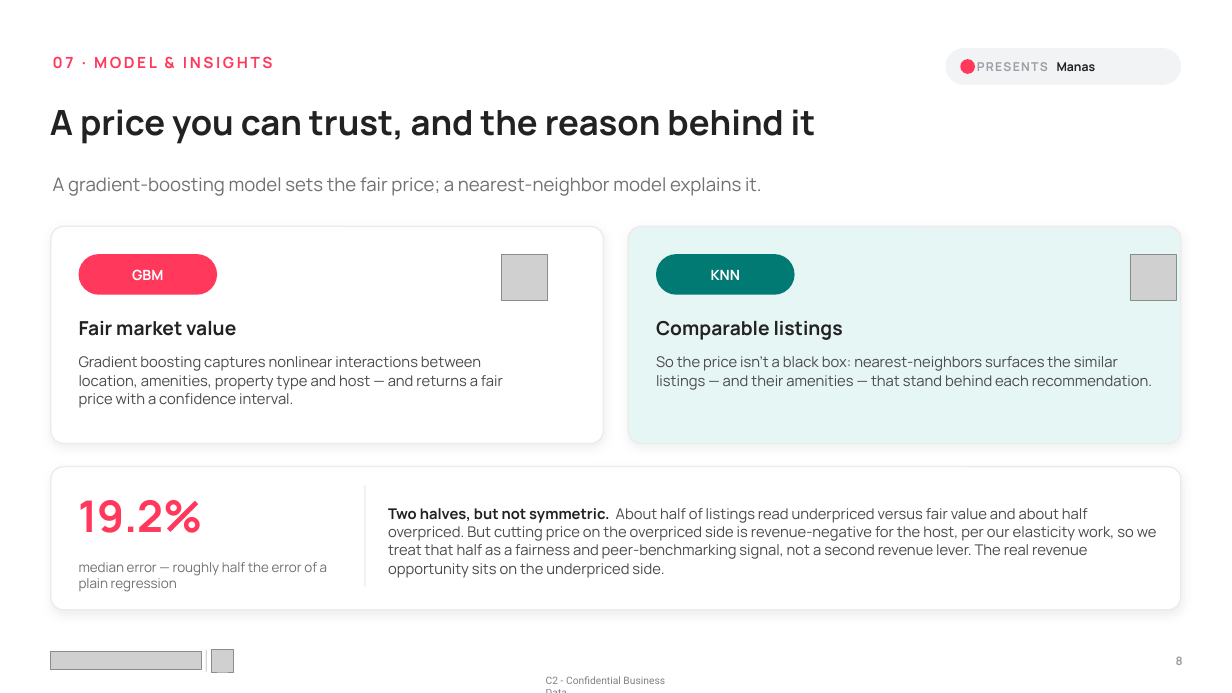
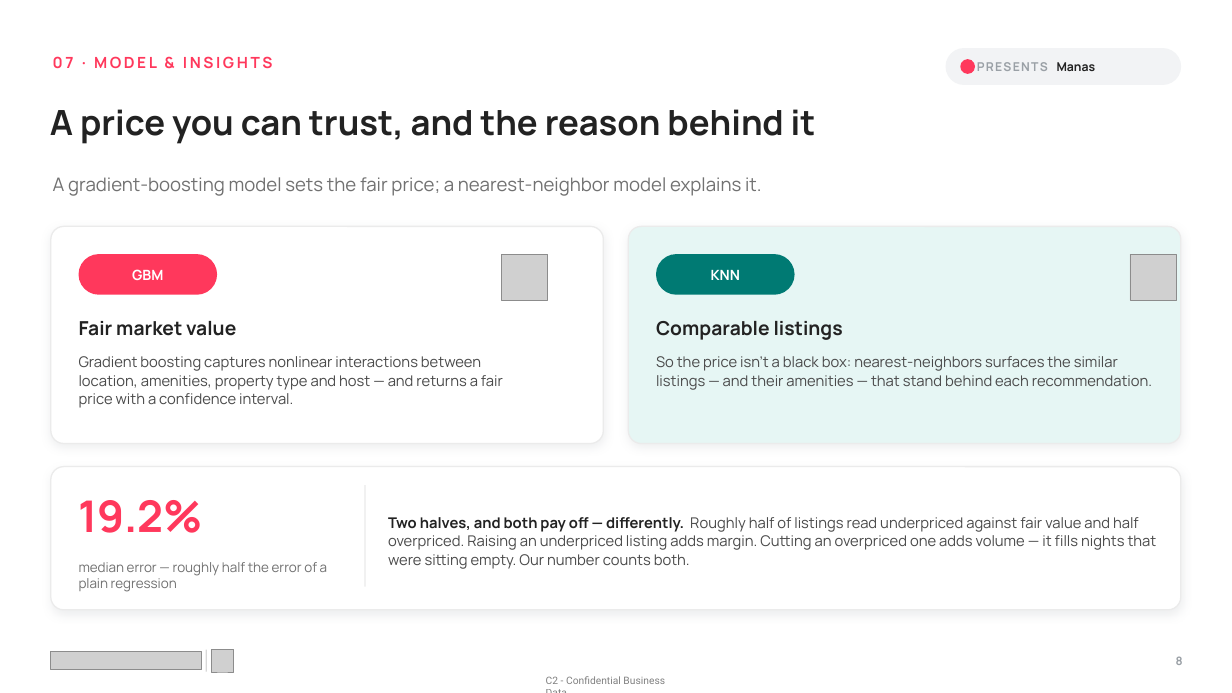
Before and after one commit to mkdn007/Cornell-Airbnb-Capstone, a slide deck: slide 8 of Airbnb Pricing Deck.pptx. Drawn at 1232x693 pixels with LibreOffice and Linux fonts; fonts in the diff are those of the drawing; grey boxes stand for pictures. Boxes give left, top, right and bottom in pixels: in the first picture for what was removed or moved away, otherwise in the second. Text is boxed around its words. In the diff, an @@ line names an element or a change of style, - is before the commit and + after.

```diff
--- a/Airbnb Pricing Deck.pptx
+++ b/Airbnb Pricing Deck.pptx
@@ text at [388, 517, 1157, 569]: text changed @@
-Two halves, but not symmetric. About half of listings read underpriced versus fair value and about half overpriced. But cutting price on the overpriced side is revenue-negative for the host, per our elasticity work, so we treat that half as a fairness and peer-benchmarking signal, not a second revenue lever. The real revenue opportunity sits on the underpriced side.
+Two halves, and both pay off — differently. Roughly half of listings read underpriced against fair value and half overpriced. Raising an underpriced listing adds margin. Cutting an overpriced one adds volume — it fills nights that were sitting empty. Our number counts both.
```
Also in this commit, not shown: 5 other slides changed, 3 slides added, 5 slides removed.
